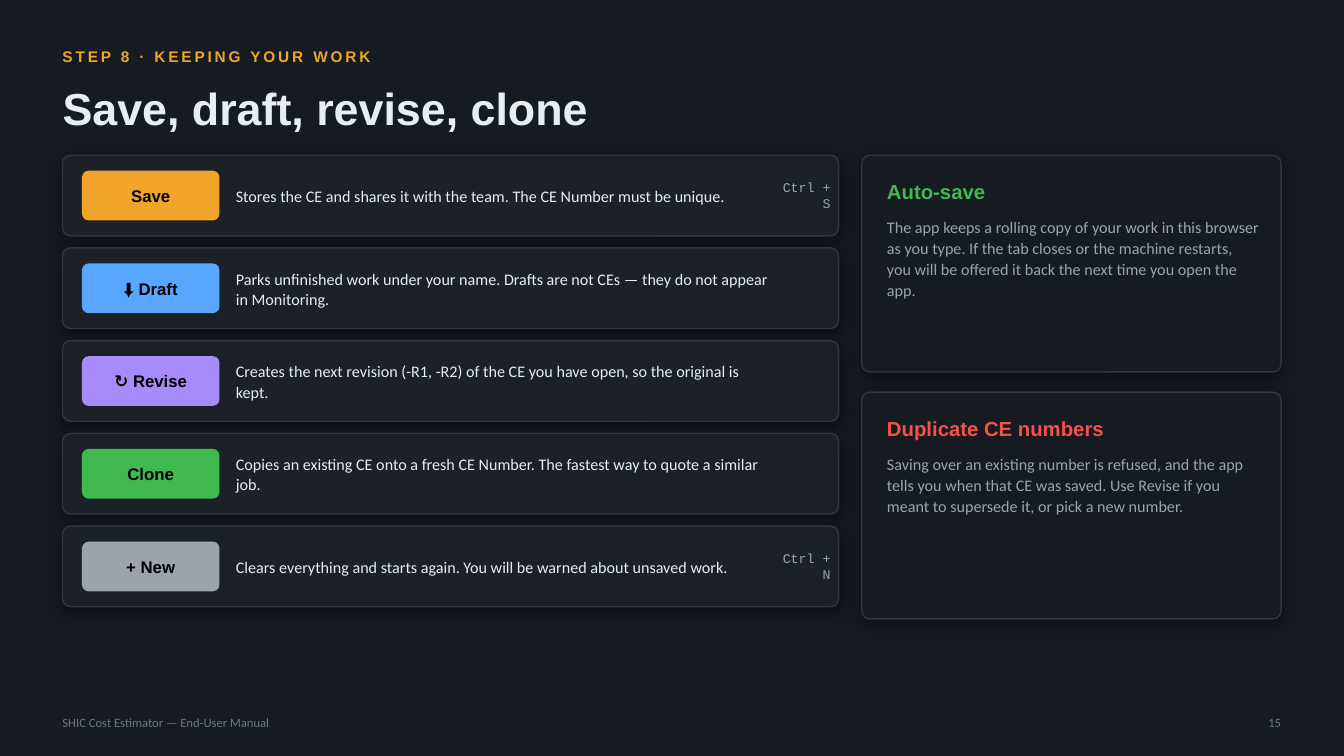
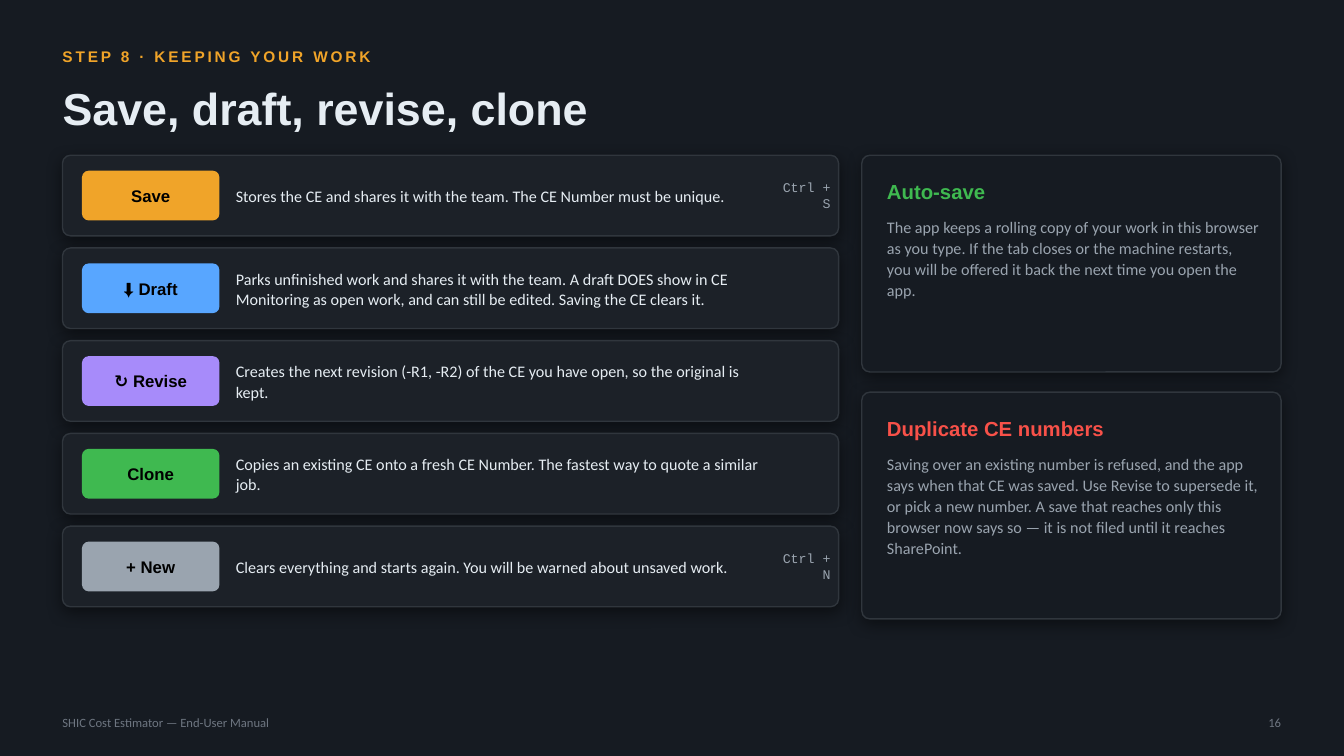
Before and after one commit to SYNERCORE/CostEstimation, a slide deck: slide 16 of docs/SHIC-Cost-Estimator-User-Manual.pptx (slide 15 before the commit). Drawn at 1344x756 pixels with LibreOffice and Linux fonts; fonts in the diff are those of the drawing. Boxes give left, top, right and bottom in pixels: in the first picture for what was removed or moved away, otherwise in the second. Text is boxed around its words. In the diff, an @@ line names an element or a change of style, - is before the commit and + after.

```diff
--- a/docs/SHIC-Cost-Estimator-User-Manual.pptx
+++ b/docs/SHIC-Cost-Estimator-User-Manual.pptx
@@ text at (x1=236, y1=274, x2=727, y2=308): text changed @@
-Parks unfinished work under your name. Drafts are not CEs — they do not appear in Monitoring.
+Parks unfinished work and shares it with the team. A draft DOES show in CE Monitoring as open work, and can still be edited. Saving the CE clears it.
@@ text at (x1=887, y1=459, x2=1258, y2=554): text changed @@
-Saving over an existing number is refused, and the app tells you when that CE was saved. Use Revise if you meant to supersede it, or pick a new number.
+Saving over an existing number is refused, and the app says when that CE was saved. Use Revise to supersede it, or pick a new number. A save that reaches only this browser now says so — it is not filed until it reaches SharePoint.
```
Also in this commit, not shown: 10 other slides changed, 1 slide added.
